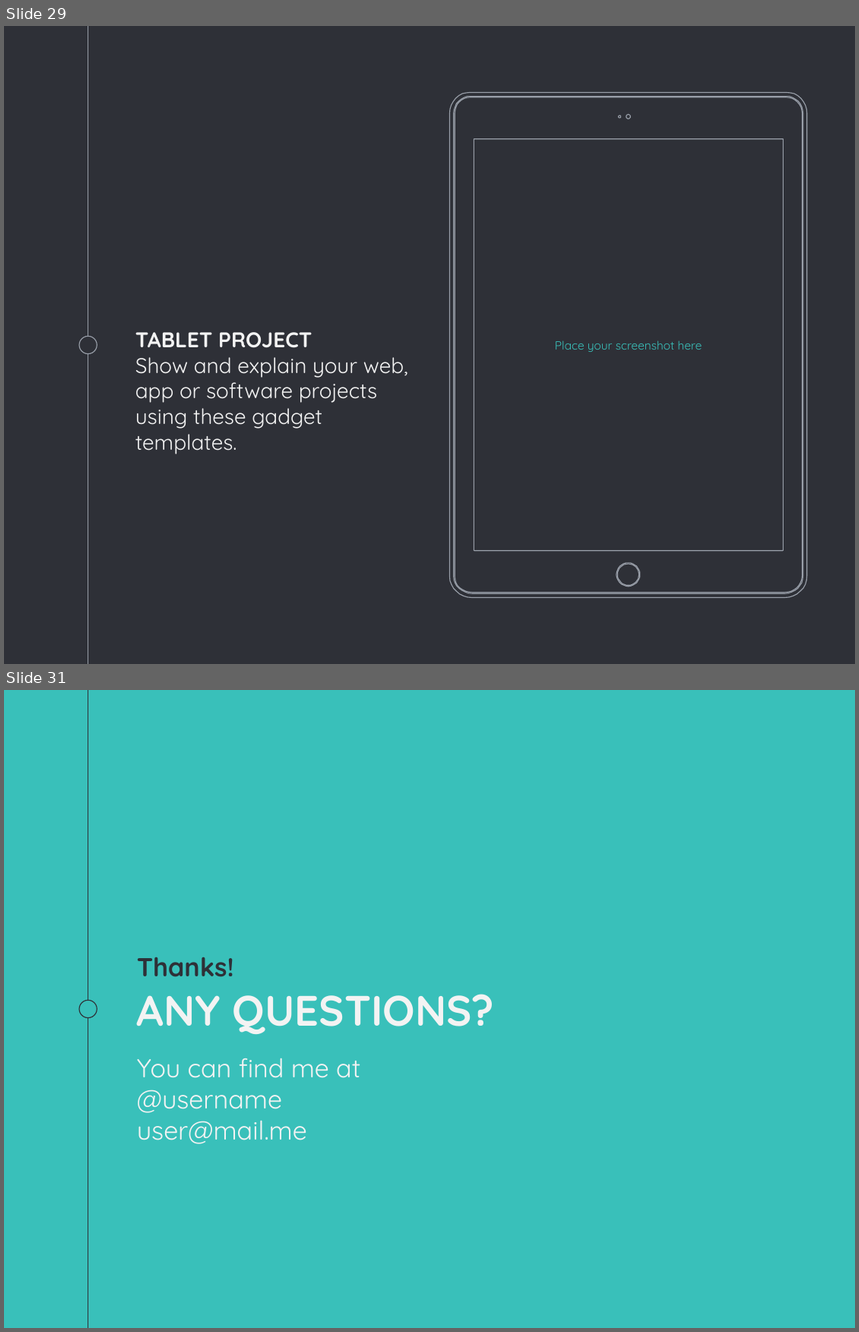
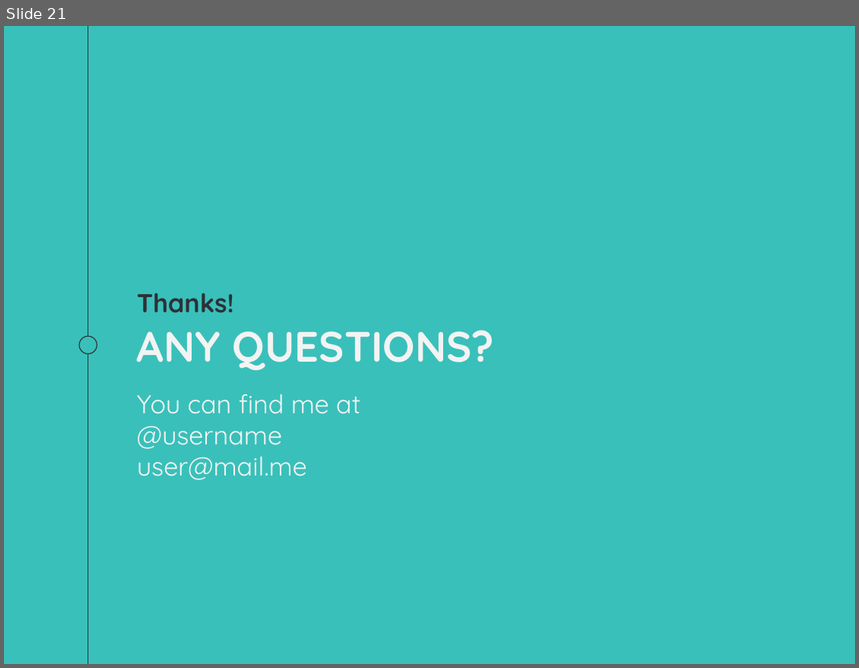
Before and after one commit to vaibhav90/Reading_Exam, a slide deck: Presentation/Eleanor.pptx. Shown one above the other, each under a label of ours: slides 29 and 31 before the commit, slide 21 after it; the slides between them are not shown. The pictures are 859x1332 and 859x668 pixels, drawn with LibreOffice and Linux fonts; fonts in the diff are those of the drawing. Boxes give left, top, right and bottom in pixels: in the first picture for what was removed or moved away, otherwise in the second. Text is boxed around its words. In the diff, an @@ line names an element or a change of style, - is before the commit and + after.

```diff
--- a/Presentation/Eleanor.pptx
+++ b/Presentation/Eleanor.pptx
@@ slide 29 removed at box(4, 26, 855, 664), background #2E3037 @@
@@ line removed from (88, 26) to (88, 664) @@
@@ freeform shape removed at box(450, 92, 807, 598) @@
@@ ellipse removed at box(79, 337, 97, 354) @@
@@ text removed at box(135, 332, 408, 455) @@
-TABLET PROJECT
-Show and explain your web, app or software projects using these gadget templates.
@@ text removed at box(555, 341, 702, 352) @@
-Place your screenshot here
@@ what was slide 31 is now slide 21 @@
```
Also in this commit, not shown: 1 slide changed, 7 slides added, 18 other slides removed.
